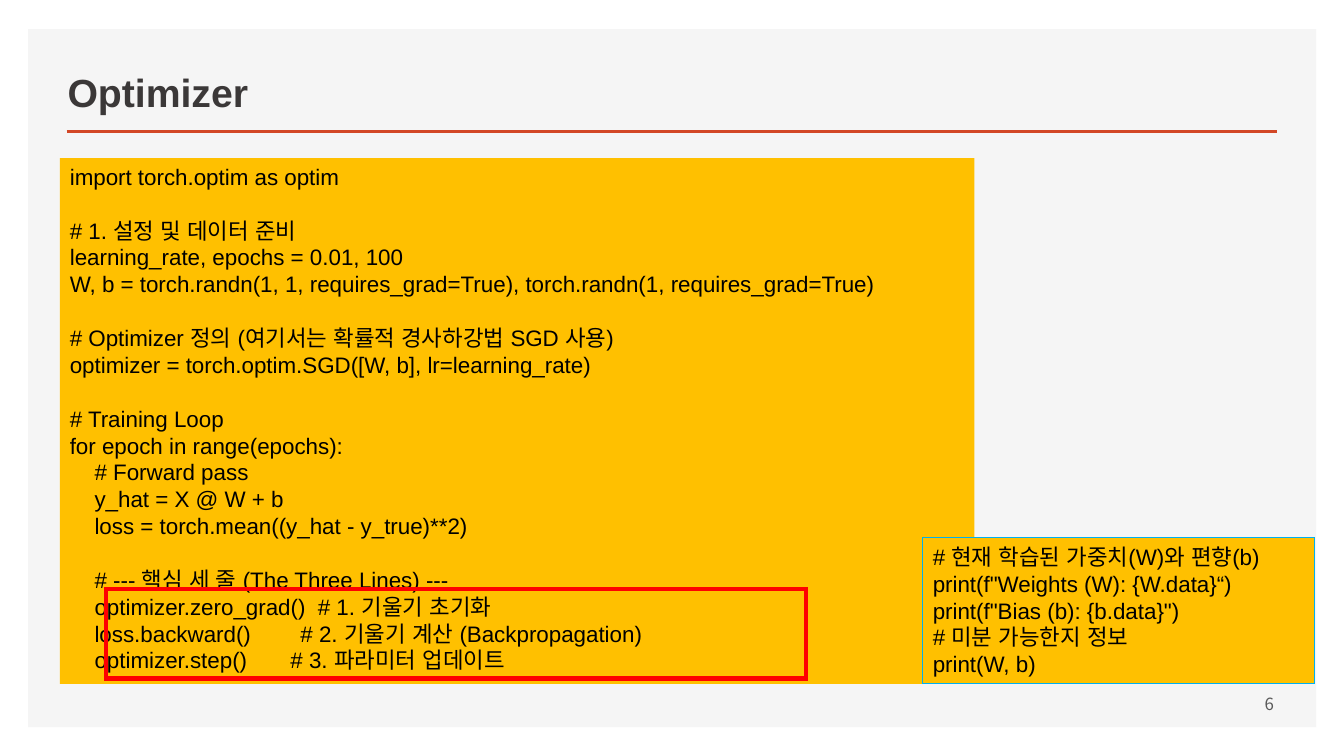
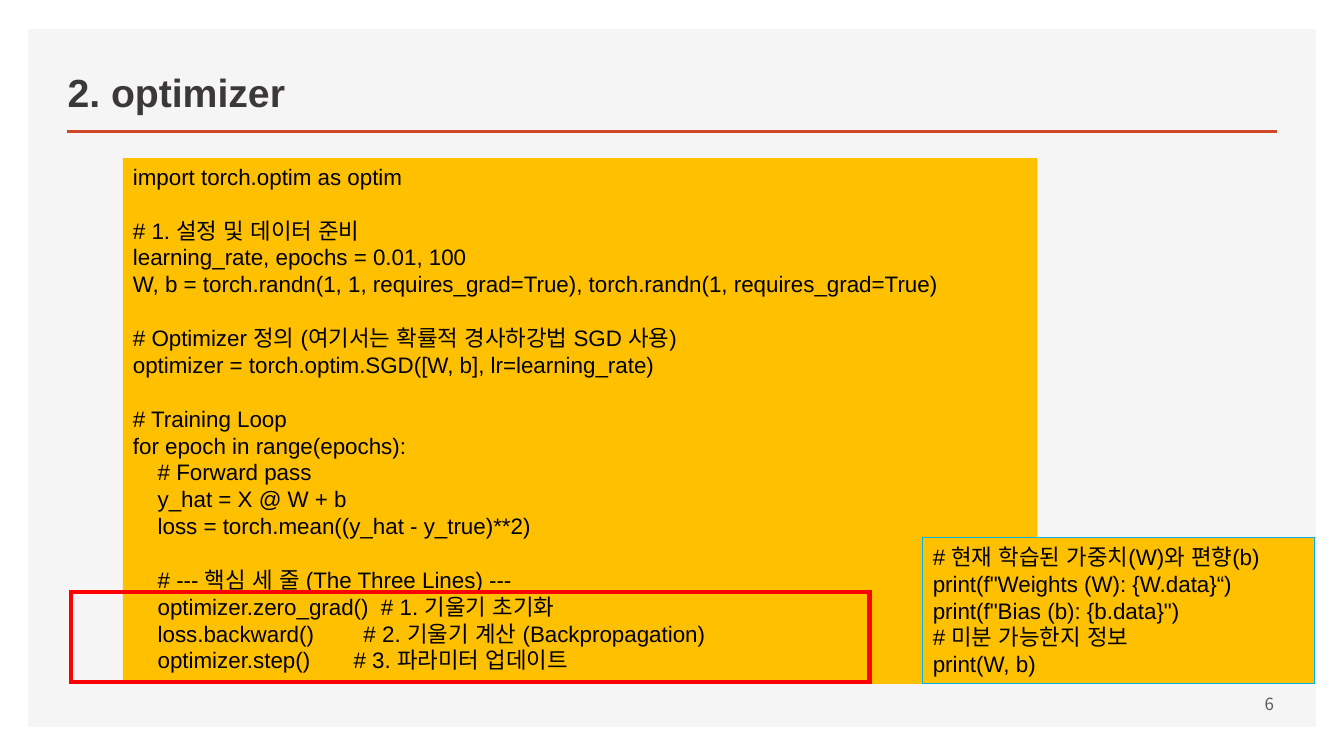
Before and after one commit to ancestor9/mathematics-for-machine-learning, a slide deck: slide 6 of Linear_Algebra/w5_03_Deep_Learning_with_pytorch.pptx. Drawn at 1344x756 pixels with LibreOffice and Linux fonts; fonts in the diff are those of the drawing. Boxes give left, top, right and bottom in pixels: in the first picture for what was removed or moved away, otherwise in the second. Text is boxed around its words. In the diff, an @@ line names an element or a change of style, - is before the commit and + after.

```diff
--- a/Linear_Algebra/w5_03_Deep_Learning_with_pytorch.pptx
+++ b/Linear_Algebra/w5_03_Deep_Learning_with_pytorch.pptx
@@ title at (x1=68, y1=78, x2=285, y2=115): text changed @@
-Optimizer
+2. optimizer
@@ rectangle "import torch.optim as optim" moved from (x1=59, y1=158, x2=974, y2=685) to (x1=123, y1=158, x2=1037, y2=685) @@
@@ rectangle resized from (x1=106, y1=589, x2=807, y2=679) to (x1=72, y1=592, x2=870, y2=682) @@
```
Also in this commit, not shown: 5 other slides changed, 1 slide added.
